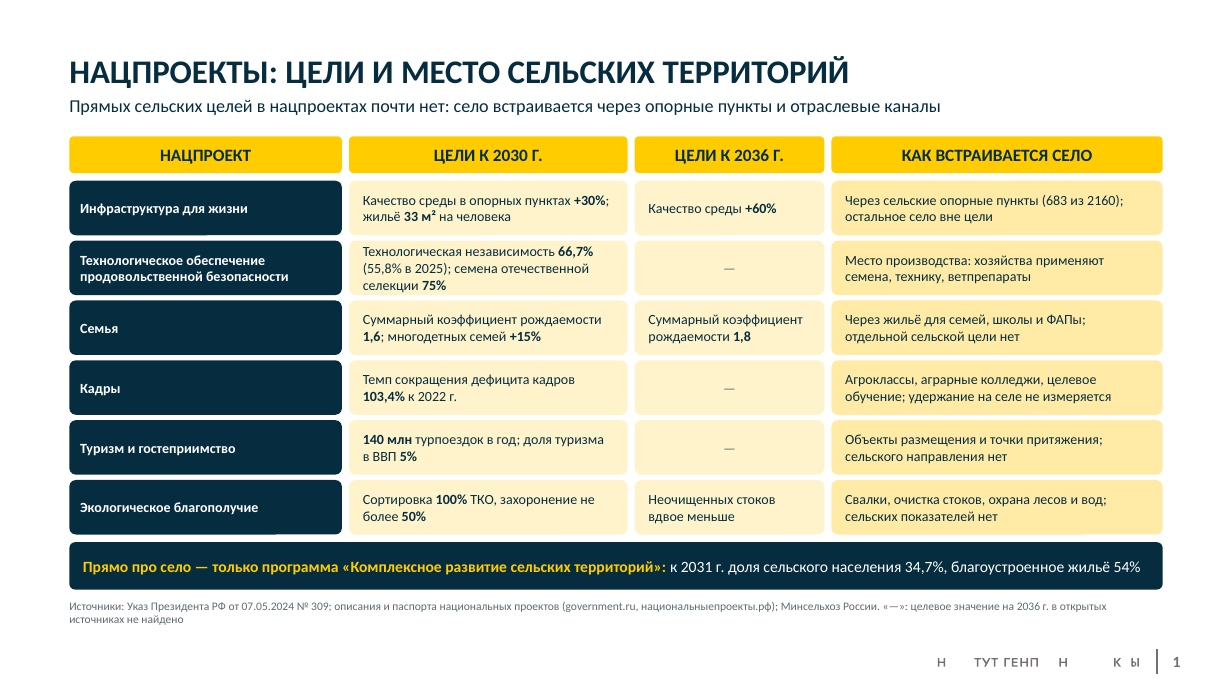
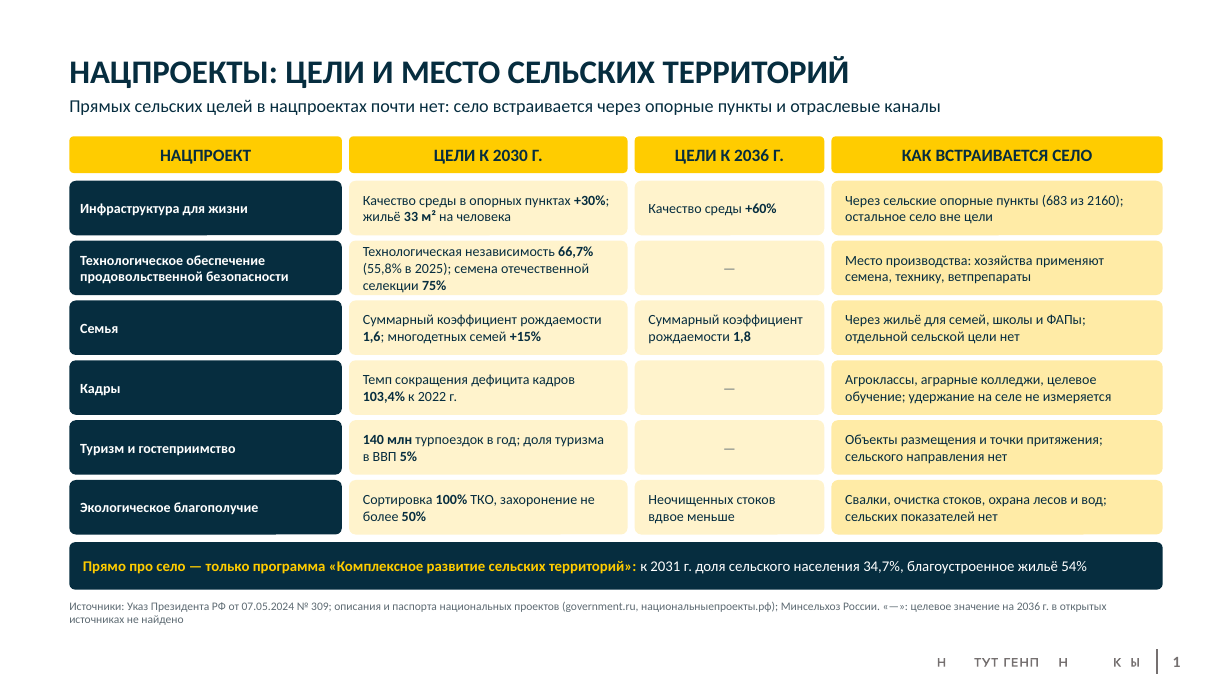
Before and after one commit to farengorer/Cloud, a slide deck: slide 1 of slide_natsproekty.pptx. Drawn at 1232x693 pixels with LibreOffice and Linux fonts; fonts in the diff are those of the drawing; background and template pictures are left out. Boxes give left, top, right and bottom in pixels: in the first picture for what was removed or moved away, otherwise in the second. Text is boxed around its words. In the diff, an @@ line names an element or a change of style, - is before the commit and + after.

```diff
--- a/slide_natsproekty.pptx
+++ b/slide_natsproekty.pptx
@@ rounded rectangle "Прямо про село — только ..." at box(69, 542, 1163, 590): size 19 to 18 pt @@
```
Also in this commit, not shown: 1 other file.
